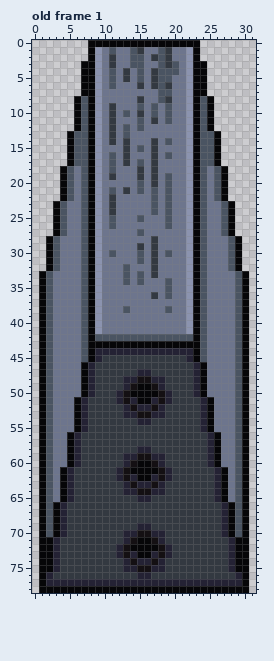
A pixel-art file gets an edit: art/doorTopHalf.aseprite. The picture above is the old version.
32x79 pixels, 1 frame. Shown: old frame 1. The commit also changed other frames, which this record leaves out.
After the commit:
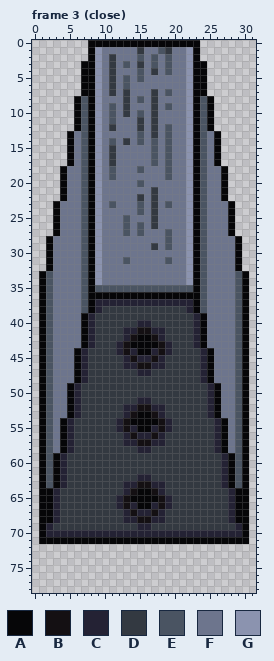
Palette (. is transparent): A #060608  B #141013  C #242234  D #333941  E #4a5462  F #6d758d  G #8b93af
A new or re-ordered frame is compared with the old frame closest to it.
The edit:
frames 1 -> 7
Changed rows in their new state; - is an unchanged pixel.
Frame 3 (close) is new; against old frame 1:
first column x 1:
 1 ----------F--F----------------
 2 -------------F--EFE-----------
 3 ------------EFD-EFEF----------
 4 ----------D-F----F-F----------
 5 ----------D-E---FFF-----------
 6 ----------D-E-F-FFF-----------
 7 ----------D-D---DF------------
 8 ------------D-E-DFF-----------
 9 ----------E-D-F-D-------------
10 ----------E-D-E-D-F-----------
11 ----------E---D---F-----------
12 ------------F-D-D-E-----------
13 -----F----F-F-E-D-E-----F-----
14 -----F----E---E-E-------F-----
15 -----F----D-F-F-E-E-----F-----
16 -----F----D-F---E-------F-----
17 -----F----D-F-F-E-E-----F-----
18 ----F---------E-F-E------F----
19 ----F-----E---F-F--------F----
20 ----F-----------F-F------F----
21 ----F-----F-F-F-D-F------F----
22 ----F-----F---D-D-F------F----
23 ---F------E---E-D---------F---
24 ---F------F---E-D-F-------F---
25 ---F------F-E-F-D-F-------F---
26 ---F------F-E-E-D-F-------F---
27 ---F--------E-----E-------F---
28 --F-------------F-E--------F--
29 --F-----------F---E--------F--
30 --F-------F---F-F-F--------F--
31 --F---------E-F-F-E--------F--
32 --F---------F---F----------F--
33 ------------F-F-F-------------
34 ------------F-F---F-----------
35 --------EEEEEEEEEE-EEE--------
36 --------AAAAAAAAAAAAAA--------
37 --------CCCCCCCCCCCCCC--------
38 --------CDDDDDDDDDDDDC--------
39 ------ACDDDDDDDDDDDDDDCA------
40 ------ACDDDDDDCCDDDDDDCA------
41 ------ACDDDDCCBBCCDDDDCA------
42 ------ACDDDDCBAABCDDDDCA------
43 ------ACDDDCB----BCDDDCA------
44 -----ACDDDD-B-AA-B-DDDDCA-----
45 -----ACDD---CBCCBC---DDCA-----
46 -----ACD----CCBBCC----DCA-----
47 -----ACD--------------DCA-----
48 -----ACD----DDDDDD----DCA-----
49 ----ACDD----DDDDDD----DDCA----
50 ----ACDD---DDDDDDDD---DDCA----
51 ----ACD----DDDCCDDD----DCA----
52 ----ACD------CBBC------DCA----
53 ----ACD------BAAB------DCA----
54 ---ACDD----CBAAAABC----DDCA---
55 ---ACDD----CBCAACBC----DDCA---
56 ---ACD------CBCCBC------DCA---
57 ---ACD------CCBBCC------DCA---
58 ---ACD------------------DCA---
59 --ACDD------DDDDDD------DDCA--
60 --ACDD------DDDDDD------DDCA--
61 --ACD------DDDDDDDD------DCA--
62 --ACD------DDDCCDDD------DCA--
63 --ACD--------CBBC--------DCA--
64 -ACDD--------BAAB--------DDCA-
65 -ACDD------CBAAAABC------DDCA-
66 -ACD-------CBCAACBC-------DCA-
67 -ACD--------CBCCBC--------DCA-
68 -ACD--------CCBBCC--------DCA-
69 -CDD----------------------DDC-
70 -CC-CCCCCCCC--CC--CCCCCCCC-CC-
71 --AAAAAAAAAAAA--AAAAAAAAAAAA--
72 ..............................
73 ..............................
74 ..............................
75 ..............................
76 ..............................
77 ..............................
78 ..............................
